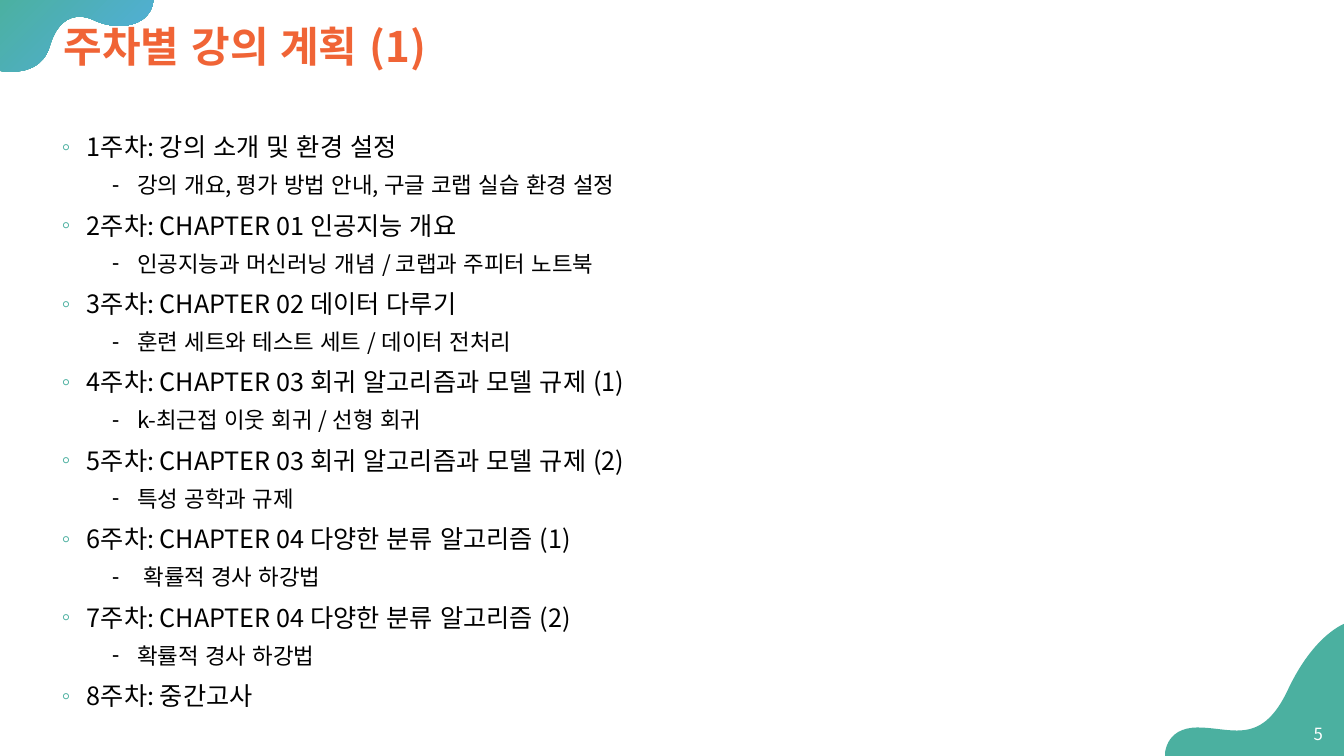
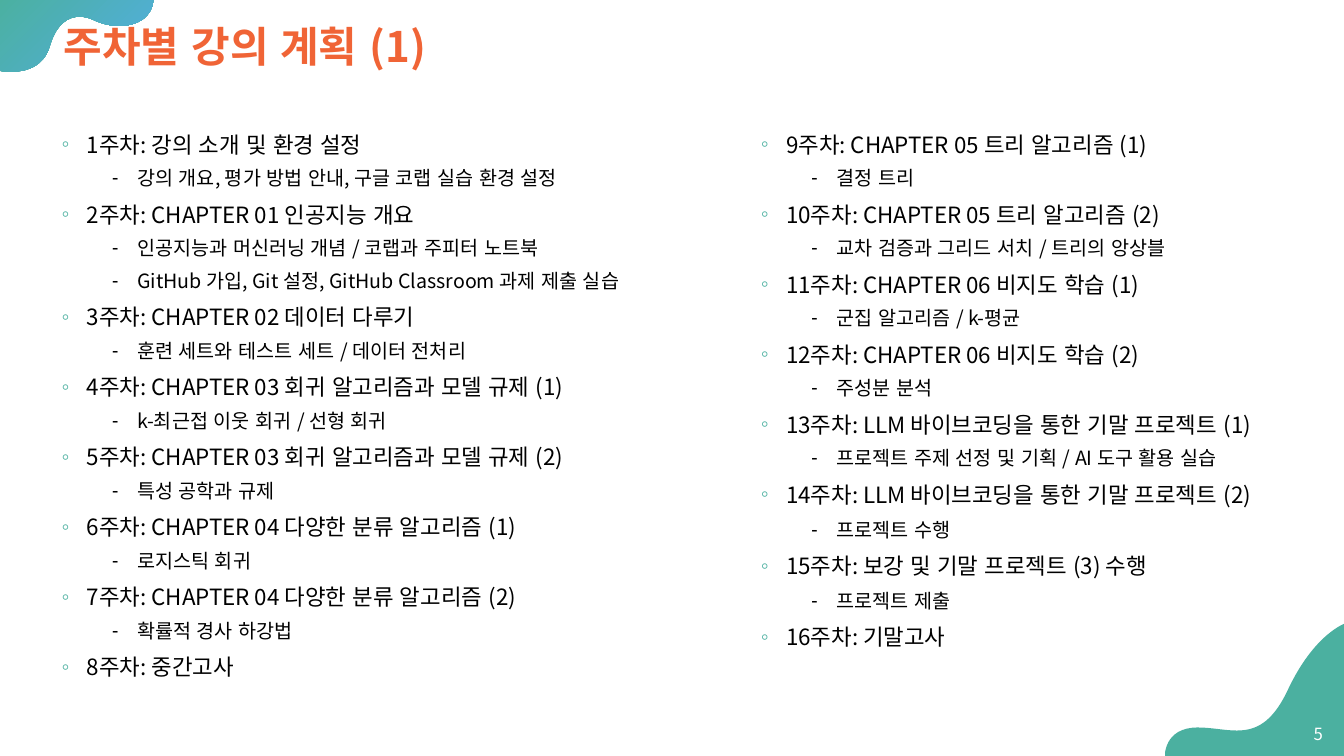
Before and after one commit to Sangdon-Park/Sangdon-Park.github.io, a slide deck: slide 5 of data/인공지능/00 - preview.pptx. Drawn at 1344x756 pixels with LibreOffice and Linux fonts; fonts in the diff are those of the drawing. Boxes give left, top, right and bottom in pixels: in the first picture for what was removed or moved away, otherwise in the second. Text is boxed around its words. In the diff, an @@ line names an element or a change of style, - is before the commit and + after.

```diff
--- a/data/인공지능/00 - preview.pptx
+++ b/data/인공지능/00 - preview.pptx
@@ text at [87,134,563,677]: size 18 to 16 pt in "1주차: 강의 소개 및 환경 설정", "2주차: CHAPTER 01 인공지능 개요", "3주차: CHAPTER 02 데이터 다루기", "4주차: CHAPTER 03 회귀 알고리즘과 모델 규제 ..." and 4 more places; size 16 to 14 pt in "강의 개요, 평가 방법 안내, 구글 코랩 ...", "인공지능과 머신러닝 개념 / 코랩과 주피터 노트북", "훈련 세트와 테스트 세트 / 데이터 전처리", "k-최근접 이웃 회귀 / 선형 회귀" and 2 more places @@
@@ text added at [786,134,1250,647], 16 pt, text #000000 @@
+◦ 9주차: CHAPTER 05 트리 알고리즘 (1)
+  ⁃ 결정 트리
+◦ 10주차: CHAPTER 05 트리 알고리즘 (2)
+  ⁃ 교차 검증과 그리드 서치 / 트리의 앙상블
+◦ 11주차: CHAPTER 06 비지도 학습 (1)
+  ⁃ 군집 알고리즘 / k-평균
+◦ 12주차: CHAPTER 06 비지도 학습 (2)
+  ⁃ 주성분 분석
+◦ 13주차: LLM 바이브코딩을 통한 기말 프로젝트 (1)
+  ⁃ 프로젝트 주제 선정 및 기획 / AI 도구 활용 실습
+◦ 14주차: LLM 바이브코딩을 통한 기말 프로젝트 (2)
+  ⁃ 프로젝트 수행
+◦ 15주차: 보강 및 기말 프로젝트 (3) 수행
+  ⁃ 프로젝트 제출
+◦ 16주차: 기말고사
@@ text at [137,271,619,292]: paragraph added @@
+  ⁃ GitHub 가입, Git 설정, GitHub Classroom 과제 제출 실습
@@ text at [137,551,251,570]: text changed; size 16 to 14 pt @@
-  ⁃ 확률적 경사 하강법
+  ⁃ 로지스틱 회귀
```
Also in this commit, not shown: 1 other slide changed.
